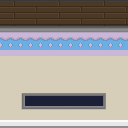
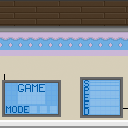
The second 128×128 image is a revision of the first. Changes to its layers:
added layer "Layer 6" (20%) above "Layer 8" over [90, 81, 119, 114]
added layer "Layer 8" above "Layer 11" over [6, 80, 89, 115]
added layer "Layer 11" (20%) above "Layer 10" over [18, 83, 57, 113]
added layer "Layer 10" (24%) above "Layer 9" over [5, 80, 120, 115]
added layer "Layer 9" above "Layer 5" over [5, 80, 120, 115]
added layer "Layer 5" above "Layer 2" over [2, 74, 128, 118]
painted on "Layer 1" over [2, 91, 128, 115]
